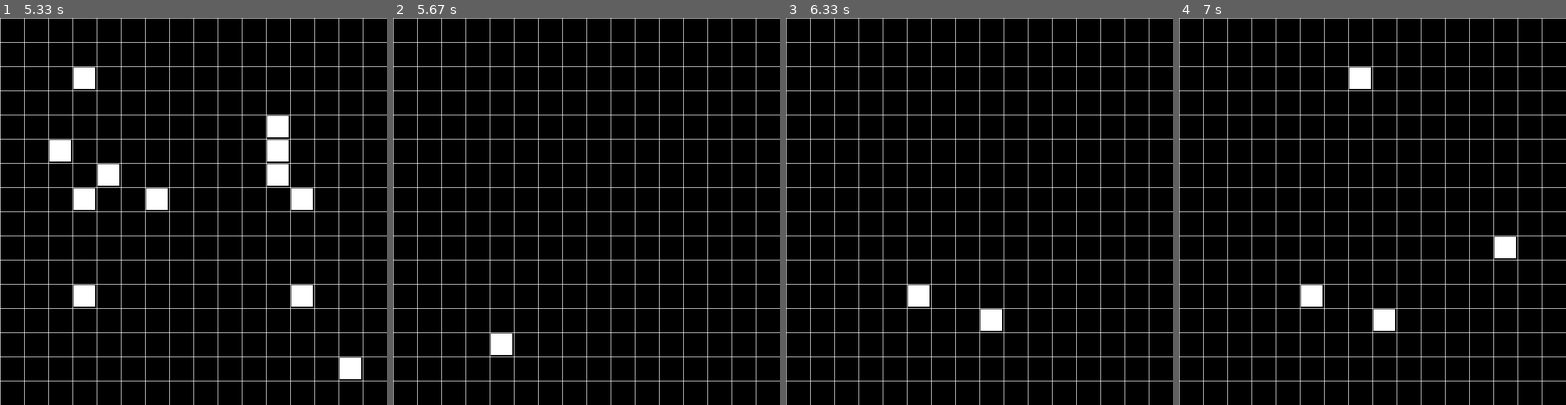
Above: before the commit, frames 1-4 (left to right).
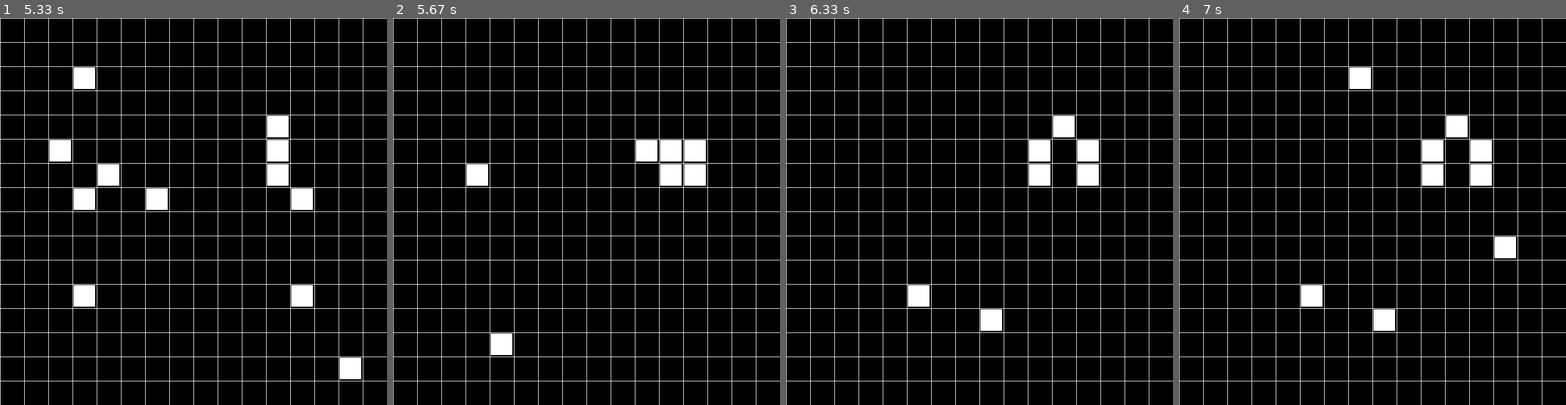
Above: after the commit, the same moments.

Repository: mdunn99/gameoflife
Game: pygame game, started from main.py
Same seed, same stepped clock (60 frames per second), same inputs: the game is played once before the commit and once after it.
Inputs (mouse positions are in pixels of both pictures, inside the frame that each line leads up to):
- Up to frame 1 (5.33 s): tap Space at 0.33 s; click (197, 238) at 0.72 s; click (73, 300) at 1.05 s; click (92, 68) at 1.38 s; click (197, 254) at 1.72 s; click (340, 358) at 2.05 s; click (270, 180) at 2.38 s; click (313, 203) at 2.72 s; click (73, 161) at 3.05 s; click (278, 114) at 3.38 s; click (81, 188) at 3.72 s; click (108, 180) at 4.05 s; click (274, 161) at 4.38 s; click (154, 196) at 4.72 s; click (313, 304) at 5.05 s
- Up to frame 2 (5.67 s): tap Space at 5.4 s; click (497, 343) at 5.42 s
- Up to frame 3 (6.33 s): tap Space at 5.7 s; click (909, 308) at 5.88 s; click (994, 315) at 6.22 s
- Up to frame 4 (7 s): click (1357, 83) at 6.55 s; click (1511, 257) at 6.88 s

Frame 1 is identical in both runs. In frame 2, 1.9% of the frame differs, in the area x 19-81%, y 31-44%; in frame 3, 1.5%; in frame 4, 1.5%.

Commit message:
array_n is now re-initialized every run of 'simulation', so that array_n is not a summation...

Diff:
--- a/main.py
+++ b/main.py
@@ -13,17 +13,17 @@
 red = (255,0,0)
 
 array_0 = np.zeros((16, 16), dtype=int) # initialize empty array for initial array
-array_n = np.zeros((16, 16), dtype=int) # initialize empty array for array_n
 
+# counts the live cells surrounding a cell
 def count_live_cells(row, column):
     # get around python negative indices
     # if the row value is the minimum or maximum,
     # assume that the outer cells are dead
     live_cells = 0
     try:
-        live_cells += array_0[row-1][column] if row != 0 else 0             # up
-        live_cells += array_0[row-1][column+1] if row != 0 else 0           # up right
-        live_cells += array_0[row][column+1] # will get caught by error     # right
+        live_cells += array_0[row-1][column] if row != 0 else 0                 # up
+        live_cells += array_0[row-1][column+1] if row != 0 else 0               # up right
+        live_cells += array_0[row][column+1] # will get caught by error         # right
         live_cells += array_0[row+1][column+1] if row != len(array_0)-1 else 0  # down right
         live_cells += array_0[row+1][column] if row != len(array_0)-1 else 0    # down
         live_cells += array_0[row+1][column-1] if row != len(array_0)-1 else 0  # down left
@@ -54,10 +54,11 @@
     return cell_status
 
 def simulation_loop():
+    array_n = np.zeros((16, 16), dtype=int) # re-initialize array_n as empty every time simulation is run
     for row_index, row in enumerate(array_0):
         for column_index, cell_0 in enumerate(row):
-            cell_n = determine_new_cell_status(row_index, column_index, cell_0) # define a new cell for the matrix of the next generation
-            array_n[row_index][column_index] = cell_n # append this new cell to its corresponding location in the new matrix
+            cell_n = determine_new_cell_status(row_index, column_index, cell_0) # define a new cell for the array of the next generation
+            array_n[row_index][column_index] = cell_n # append this new cell to its corresponding location in the new array (array_n)
     return array_n
 
 # superimposing the array onto the screen
@@ -106,10 +107,10 @@
             if event.button == 1: # left-click
                 pos = pygame.mouse.get_pos()
                 update_array(pos)
-        elif event.type == pygame.KEYDOWN:
+        if event.type == pygame.KEYDOWN:
             if event.key == K_SPACE:
                 print("starting simulation")
-                array_0 = simulation_loop()
+                array_0 = simulation_loop() # define the initial, main array as the new array returned by the processing of the rules
 
     # draw the grid
     for row_i, row in enumerate(array_0):
